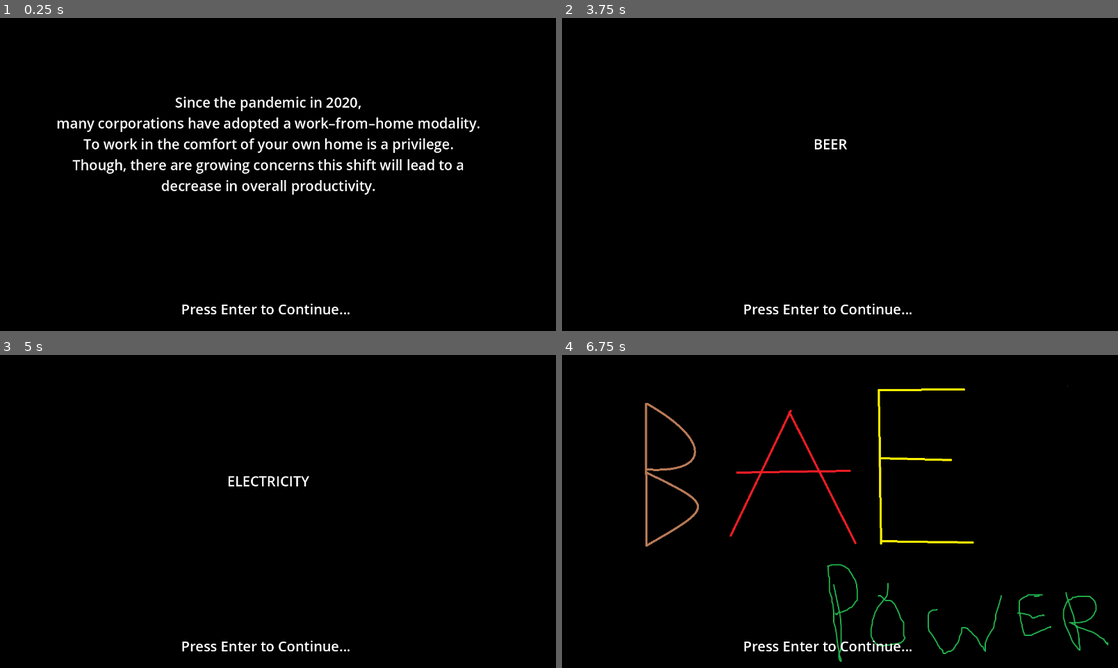
Above: before the commit, frames 1-4 (two rows, left to right).
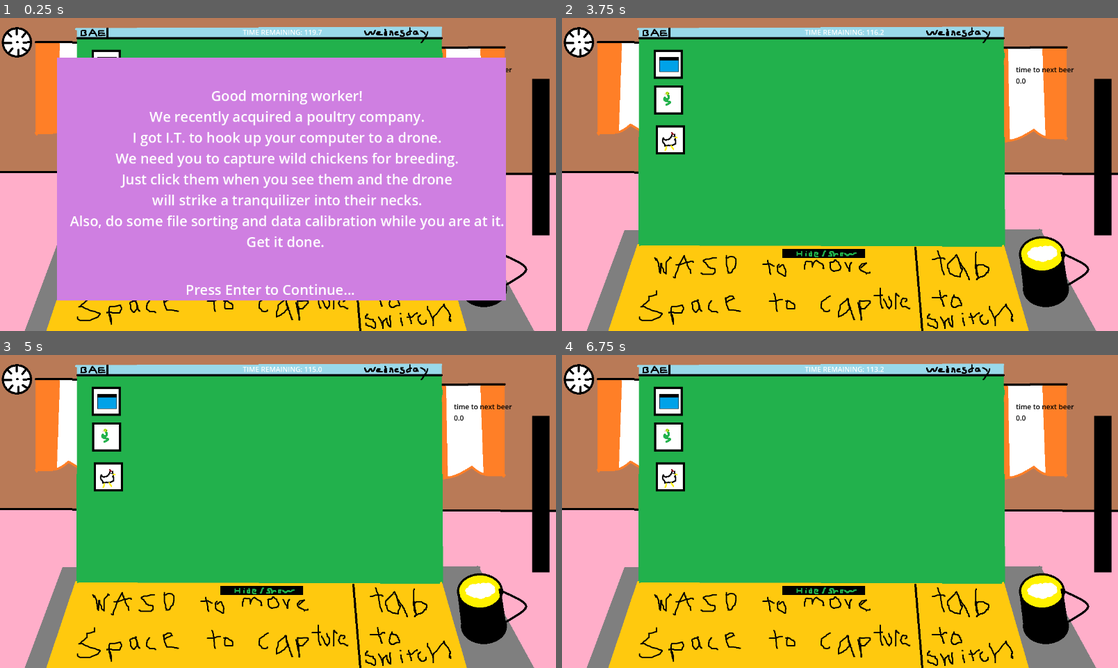
Above: after the commit, the same moments.

Repository: xepewout/BAE
Game: Godot game, scene res://main.tscn
The game is run twice, just before and just after one commit, with the same random seed, the same clock (stepped at 60 frames per second) and the same inputs. Before the commit the project starts from res://intro.tscn.
Inputs (mouse positions are in pixels of both pictures, inside the frame that each line leads up to):
- Up to frame 1 (0.25 s): no input
- Up to frame 2 (3.75 s): click (667, 99) at 0.52 s; click (667, 64) at 1.27 s; click (667, 140) at 2.02 s; click (823, 252) at 2.77 s; tap Enter (enter) at 3.5 s; move the mouse to (962, 158) at 3.52 s; hold D (Move_Right) from 3.53 s (still down); click (962, 158) at 3.6 s
- Up to frame 3 (5 s): tap Enter (enter) at 4.25, 4.35 s; move the mouse to (166, 527) at 4.27 s; release D (Move_Right) at 4.28 s; hold S (Move_Down) from 4.28 s (still down); click (166, 527) at 4.55 s
- Up to frame 4 (6.75 s): tap Enter (enter) at 5, 5.75, 6.5 s; move the mouse to (895, 442) at 5.02 s; release S (Move_Down) at 5.03 s; hold D (Move_Right) 5.03-5.78 s; click (895, 442) at 5.1 s; move the mouse to (812, 574) at 5.77 s; hold W (Move_Up) 5.78-6.53 s; tap 1 (one) at 5.85 s; click (812, 574) at 6.05 s; move the mouse to (1006, 558) at 6.52 s; hold A (Move_Left) from 6.53 s (still down); hold Space (space) from 6.53 s (still down)

The runs differ from the first frame. In frame 1, 97% of the frame differs, in the area x 0-100%, y 0-100%; in frame 2, 95%; in frame 3, 95%; in frame 4, 95%.

Commit message:
version .8.3
push that mofo

Diff:
--- a/bae/project.godot
+++ b/bae/project.godot
@@ -11,7 +11,7 @@
 [application]
 
 config/name="bae"
-run/main_scene="res://intro.tscn"
+run/main_scene="res://main.tscn"
 config/features=PackedStringArray("4.3", "GL Compatibility")
 config/icon="res://icon.svg"
 
--- a/bae/scenes/chicken.gd
+++ b/bae/scenes/chicken.gd
@@ -6,6 +6,8 @@
 
 func _on_input_event(viewport: Node, event: InputEvent, shape_idx: int) -> void:
 	if Input.is_action_just_pressed("mouse_left"):
+		chicken_sort.debug+=1
+		print(chicken_sort.debug)
 		chicken_sort.flag += 1
 		chicken_sort.data += 1
 		chicken.visible = false
--- a/bae/scenes/chicken_m.gd
+++ b/bae/scenes/chicken_m.gd
@@ -6,6 +6,9 @@
 
 func _on_input_event(viewport: Node, event: InputEvent, shape_idx: int) -> void:
 	if Input.is_action_just_pressed("mouse_left"):
+		chicken_sort.debug+=1
+		print(chicken_sort.debug)
+		print("mouseclick")
 		chicken_sort.flag += 1
 		chicken_sort.data -= 1
 		chicken.visible = false
--- a/bae/scenes/chicken_sort.gd
+++ b/bae/scenes/chicken_sort.gd
@@ -5,6 +5,7 @@
 var flag = 0
 var data = 0
 var Tempchicken: Area2D
+var debug = 0
 
 func _click() -> bool:
 	print(data)
@@ -22,3 +23,4 @@
 
 func _setChicken(chicken: Area2D):
 	Tempchicken = chicken
+	print(Tempchicken)
--- a/bae/scenes/fox.gd
+++ b/bae/scenes/fox.gd
@@ -6,6 +6,9 @@
 
 func _on_input_event(viewport: Node, event: InputEvent, shape_idx: int) -> void:
 	if Input.is_action_just_pressed("mouse_left"):
+		chicken_sort.debug+=1
+		print(chicken_sort.debug)
+		print("mouseclick")
 		chicken_sort.flag += 1
 		chicken_sort.data += 2
 		chicken.visible = false
--- a/bae/scenes/fox_1.gd
+++ b/bae/scenes/fox_1.gd
@@ -6,10 +6,13 @@
 
 func _on_input_event(viewport: Node, event: InputEvent, shape_idx: int) -> void:
 	if Input.is_action_just_pressed("mouse_left"):
+		chicken_sort.debug+=1
+		print(chicken_sort.debug)
+		print("mouseclick")
 		chicken_sort.flag += 1
 		chicken_sort.data -= 2
 		chicken.visible = false
-		if chicken_sort.flag == 2  or chicken_sort.flag == 0:
+		if chicken_sort.flag == 2 or chicken_sort.flag == 0:
 			chicken_sort.flag = 0
 			if !chicken_sort._click():
 				chicken.visible = true
@@ -19,3 +22,5 @@
 		else:
 			print("setChicken")
 			chicken_sort._setChicken(chicken)
+	if Input.is_action_just_released("mouse_left"):
+		print("released")
